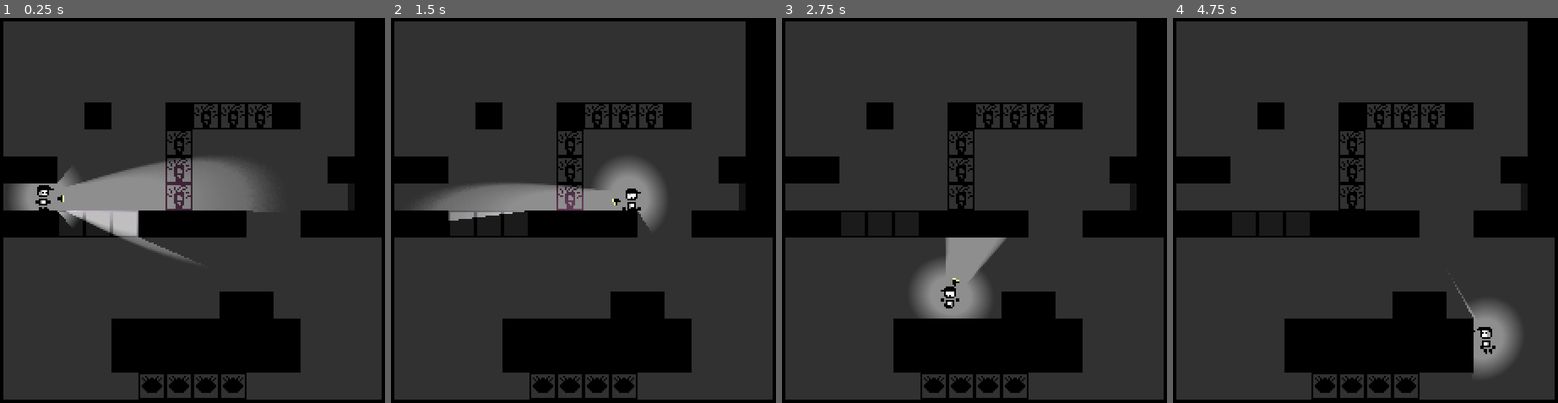
Above: before the commit, frames 1-4 (left to right).
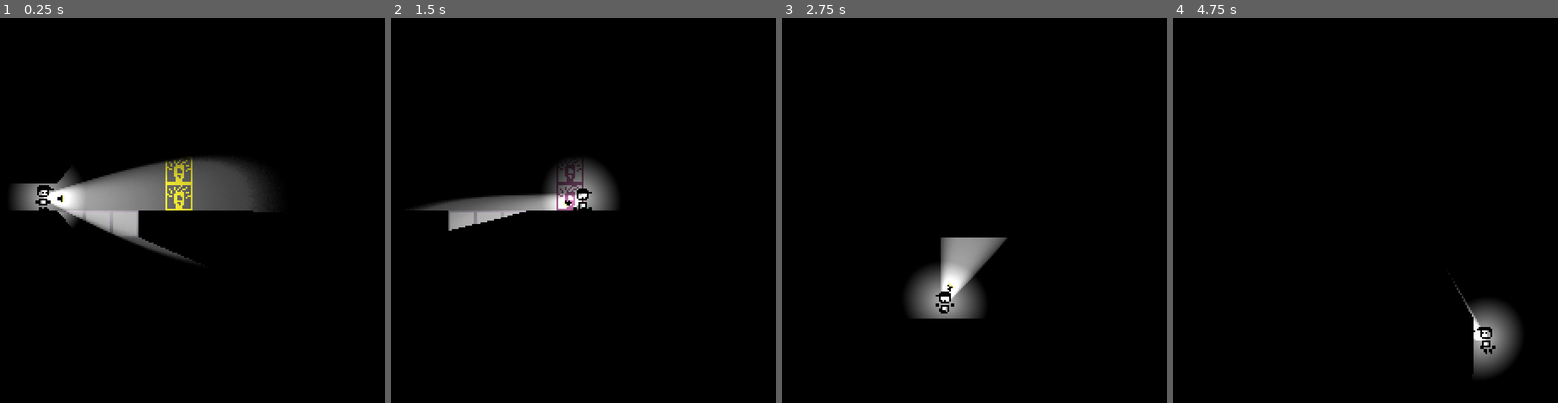
Above: after the commit, the same moments.

Repository: DylanPerry2098/ScreenTear
Game: Godot game, scene res://scenes/levels/test_room.tscn
The game is run twice, just before and just after one commit, with the same random seed, the same clock (stepped at 60 frames per second) and the same inputs.
Inputs (mouse positions are in pixels of both pictures, inside the frame that each line leads up to):
- Up to frame 1 (0.25 s): no input
- Up to frame 2 (1.5 s): move the mouse to (679, 187) at 0.52 s; hold D (move_right) from 0.53 s (still down); tap E (interact) at 0.6, 1.35 s; tap Space (jump) at 0.77 s; move the mouse to (498, 233) at 1.27 s
- Up to frame 3 (2.75 s): tap Space (jump) at 1.52 s; move the mouse to (1016, 114) at 2.02 s; release D (move_right) at 2.03 s; hold A (move_left) from 2.03 s (still down); tap E (interact) at 2.1 s
- Up to frame 4 (4.75 s): move the mouse to (1342, 295) at 2.77 s; release A (move_left) at 2.78 s; hold D (move_right) 2.78-4.28 s; tap E (interact) at 2.85, 3.6, 4.35 s; tap Space (jump) at 3.02, 3.77, 4.52 s; move the mouse to (1496, 275) at 3.52 s; move the mouse to (1234, 145) at 4.27 s; hold A (move_left) from 4.28 s (still down)

The runs differ from the first frame. In frame 1, 73% of the frame differs, in the area x 0-100%, y 0-100%; in frame 2, 74%; in frame 3, 73%; in frame 4, 74%.

Commit message:
restore testroom

Diff:
--- a/resources/main_tileset.tres
+++ b/resources/main_tileset.tres
@@ -30,6 +30,7 @@
 [sub_resource type="TileSetAtlasSource" id="TileSetAtlasSource_ronwj"]
 texture = ExtResource("4_hnd1i")
 0:0/0 = 0
+0:0/0/physics_layer_0/polygon_0/points = PackedVector2Array(-8, -8, 8, -8, 8, 8, -8, 8)
 0:0/0/physics_layer_1/polygon_0/points = PackedVector2Array(-8, -8, 8, -8, 8, 8, -8, 8)
 
 [sub_resource type="TileSetAtlasSource" id="TileSetAtlasSource_o8emw"]
--- a/scenes/levels/test_room.tscn
+++ b/scenes/levels/test_room.tscn
@@ -1,87 +1,21 @@
 [gd_scene format=4 uid="uid://0tkgly1g3kah"]
 
-[ext_resource type="Texture2D" uid="uid://bu1bw1dhacfph" path="res://assets/light_block.png" id="1_anjkr"]
-[ext_resource type="Texture2D" uid="uid://cimod6todc0ct" path="res://assets/physical_block.png" id="2_knmjg"]
+[ext_resource type="PackedScene" uid="uid://b4wpuqbsh07t4" path="res://scenes/levels/darkness_layer.tscn" id="1_op2op"]
+[ext_resource type="TileSet" uid="uid://dts5m0ui4v7ai" path="res://resources/main_tileset.tres" id="2_asmw1"]
 [ext_resource type="PackedScene" uid="uid://beyip80fsaqxw" path="res://scenes/characters/player.tscn" id="3_gyqsl"]
-[ext_resource type="Texture2D" uid="uid://ded8qt6oksnny" path="res://assets/dark_light_block.png" id="3_knmjg"]
-[ext_resource type="Texture2D" uid="uid://2tnhi35ip01" path="res://assets/impermenant.png" id="4_asmw1"]
-[ext_resource type="Texture2D" uid="uid://bh5mvh4mcrglb" path="res://assets/impermenant_seen.png" id="5_sa601"]
-[ext_resource type="Texture2D" uid="uid://hr65r3elty4s" path="res://assets/glass_block.png" id="6_sa601"]
-[ext_resource type="PackedScene" uid="uid://bxj6esjtluq2p" path="res://scenes/gizmos/room_transition_area_2d.tscn" id="8_ff50h"]
-[ext_resource type="AudioStream" uid="uid://dva26th1i2awv" path="res://Audio/Music/gamepay_theme.wav" id="9_s3biy"]
-
-[sub_resource type="TileSetAtlasSource" id="TileSetAtlasSource_s3biy"]
-texture = ExtResource("1_anjkr")
-0:0/0 = 0
-0:0/0/physics_layer_0/polygon_0/points = PackedVector2Array(-8, -8, 8, -8, 8, 8, -8, 8)
-0:0/0/physics_layer_1/polygon_0/points = PackedVector2Array(-8, -8, 8, -8, 8, 8, -8, 8)
-
-[sub_resource type="OccluderPolygon2D" id="OccluderPolygon2D_asmw1"]
-polygon = PackedVector2Array(-8, -8, 8, -8, 8, 8, -8, 8)
-
-[sub_resource type="TileSetAtlasSource" id="TileSetAtlasSource_op2op"]
-texture = ExtResource("2_knmjg")
-0:0/0 = 0
-0:0/0/occlusion_layer_0/polygon_0/polygon = SubResource("OccluderPolygon2D_asmw1")
-0:0/0/physics_layer_0/polygon_0/points = PackedVector2Array(-8, -8, 8, -8, 8, 8, -8, 8)
-
-[sub_resource type="TileSetAtlasSource" id="TileSetAtlasSource_x4gfd"]
-texture = ExtResource("3_knmjg")
-0:0/0 = 0
-0:0/0/physics_layer_1/polygon_0/points = PackedVector2Array(-8, -8, 8, -8, 8, 8, -8, 8)
-
-[sub_resource type="TileSetAtlasSource" id="TileSetAtlasSource_ronwj"]
-texture = ExtResource("4_asmw1")
-0:0/0 = 0
-0:0/0/physics_layer_1/polygon_0/points = PackedVector2Array(-8, -8, 8, -8, 8, 8, -8, 8)
-
-[sub_resource type="TileSetAtlasSource" id="TileSetAtlasSource_o8emw"]
-texture = ExtResource("5_sa601")
-0:0/0 = 0
-0:0/0/physics_layer_0/polygon_0/points = PackedVector2Array(-8, -8, 8, -8, 8, 8, -8, 8)
-0:0/0/physics_layer_1/polygon_0/points = PackedVector2Array(-8, -8, 8, -8, 8, 8, -8, 8)
-
-[sub_resource type="TileSetAtlasSource" id="TileSetAtlasSource_fma50"]
-texture = ExtResource("6_sa601")
-0:0/0 = 0
-0:0/0/physics_layer_2/polygon_0/points = PackedVector2Array(-8, -8, 8, -8, 8, 8, -8, 8)
-
-[sub_resource type="TileSet" id="TileSet_i31h3"]
-occlusion_layer_0/light_mask = 1
-occlusion_layer_0/sdf_collision = true
-physics_layer_0/collision_layer = 1
-physics_layer_1/collision_layer = 8
-physics_layer_1/collision_mask = 8
-physics_layer_2/collision_layer = 64
-physics_layer_2/collision_mask = 64
-sources/1 = SubResource("TileSetAtlasSource_op2op")
-sources/0 = SubResource("TileSetAtlasSource_s3biy")
-sources/2 = SubResource("TileSetAtlasSource_x4gfd")
-sources/4 = SubResource("TileSetAtlasSource_o8emw")
-sources/3 = SubResource("TileSetAtlasSource_ronwj")
-sources/5 = SubResource("TileSetAtlasSource_fma50")
+[ext_resource type="Script" uid="uid://dpgbf5745cfw5" path="res://scripts/objects/tile_manager.gd" id="8_x4gfd"]
+[ext_resource type="PackedScene" uid="uid://bxv1ksdqyurbf" path="res://scenes/sound/audio_stream_player_bg_music.tscn" id="11_x4gfd"]
 
 [node name="TestRoom" type="Node2D" unique_id=2089002660]
 
-[node name="ColorRect" type="ColorRect" parent="." unique_id=1516038014]
-offset_right = 256.0
-offset_bottom = 256.0
-color = Color(1, 1, 1, 0.3647059)
+[node name="DarknessLayer" parent="." unique_id=749041299 instance=ExtResource("1_op2op")]
 
 [node name="TileMapLayer" type="TileMapLayer" parent="." unique_id=1719518811]
 tile_map_data = PackedByteArray("AAAAAAgAAQAAAAAAAAABAAgAAQAAAAAAAAACAAgAAQAAAAAAAAAJAAgAAQAAAAAAAAAMAAgAAQAAAAAAAAANAA …(1696 unchanged characters)…
-tile_set = SubResource("TileSet_i31h3")
-
-[node name="CanvasModulate" type="CanvasModulate" parent="." unique_id=676089084]
-color = Color(0, 0, 0, 1)
+tile_set = ExtResource("2_asmw1")
+script = ExtResource("8_x4gfd")
 
 [node name="Player" parent="." unique_id=366328777 instance=ExtResource("3_gyqsl")]
 position = Vector2(40, 120)
 
-[node name="RoomTransitionArea2D" parent="." unique_id=735689747 instance=ExtResource("8_ff50h")]
-position = Vector2(224, 120)
-target_scene = "uid://csscl0q2a0mke"
-
-[node name="AudioStreamPlayer_BGMusic" type="AudioStreamPlayer" parent="." unique_id=96711758]
-stream = ExtResource("9_s3biy")
-autoplay = true
+[node name="AudioStreamPlayer_BGMusic" parent="." unique_id=1090977874 instance=ExtResource("11_x4gfd")]
--- /dev/null
+++ b/scenes/sound/audio_stream_player_bg_music.tscn
@@ -0,0 +1,7 @@
+[gd_scene format=3 uid="uid://bxv1ksdqyurbf"]
+
+[ext_resource type="AudioStream" uid="uid://dva26th1i2awv" path="res://Audio/Music/gamepay_theme.wav" id="1_sxm6b"]
+
+[node name="AudioStreamPlayer_BGMusic" type="AudioStreamPlayer" unique_id=1090977874]
+stream = ExtResource("1_sxm6b")
+autoplay = true
